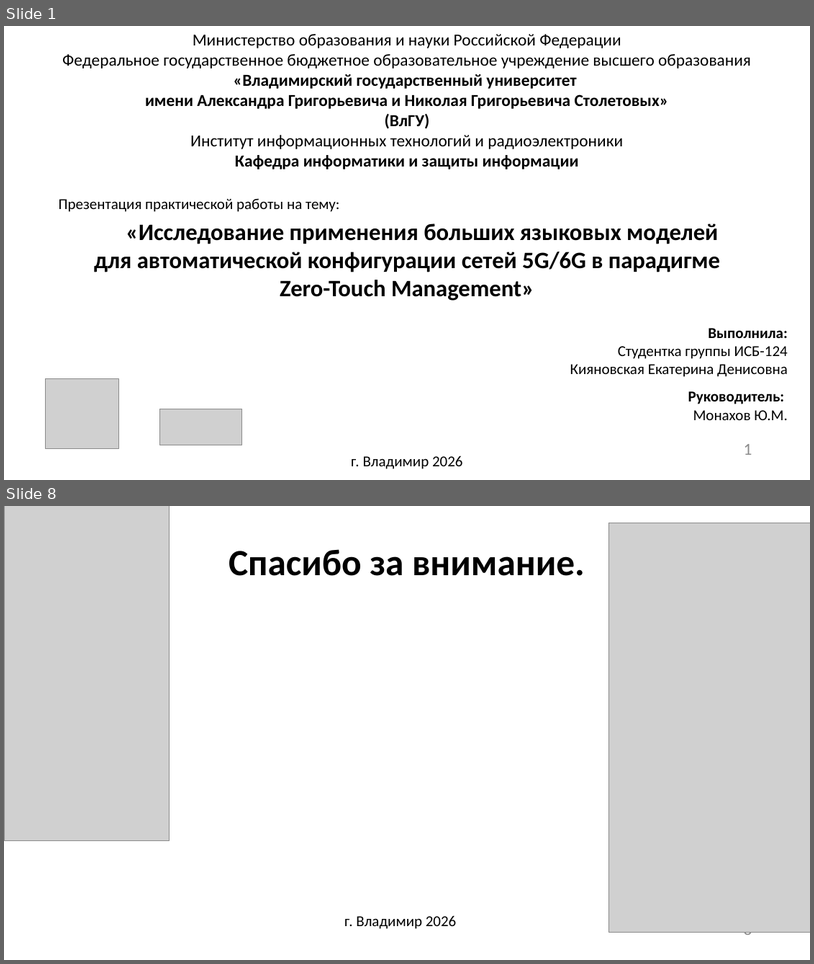
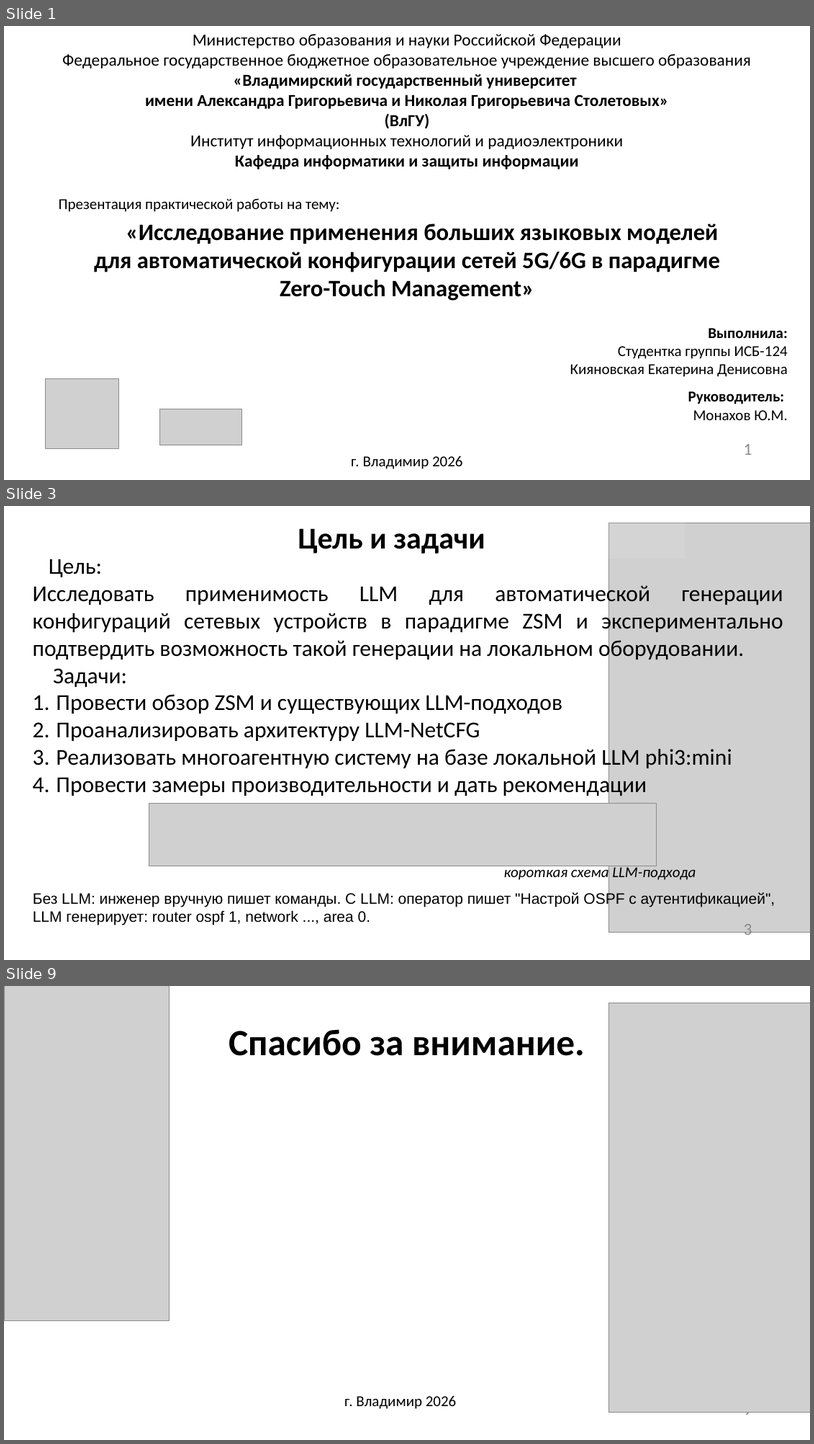
Before and after one commit to Katarsis435/Zero-Touch-Management, a slide deck: презентация.pptx. Shown one above the other, each under a label of ours: slides 1 and 8 before the commit, slides 1, 3 and 9 after it; the slides between them are not shown. The pictures are 814x964 and 814x1444 pixels, drawn with LibreOffice and Linux fonts; fonts in the diff are those of the drawing; grey boxes stand for pictures; background and template pictures are left out. Boxes give left, top, right and bottom in pixels: in the first picture for what was removed or moved away, otherwise in the second. Text is boxed around its words. In the diff, an @@ line names an element or a change of style, - is before the commit and + after.

```diff
--- a/презентация.pptx
+++ b/презентация.pptx
@@ slide 3 added at box(4, 506, 810, 960), background picture (left out) @@
@@ picture added at box(609, 523, 810, 932) @@
@@ text added at box(298, 528, 486, 554), 36 pt, text #000000, bold @@
+Цель и задачи
@@ text added at box(33, 559, 783, 797), 27 pt, text #000000 @@
+Цель:
+Исследовать применимость LLM для автоматической генерации конфигураций сетевых устройств в парадигме ZSM и экспериментально подтвердить возможность такой генерации на локальном оборудовании.
+Задачи:
+1. Провести обзор ZSM и существующих LLM-подходов
+2. Проанализировать архитектуру LLM-NetCFG
+3. Реализовать многоагентную систему на базе локальной LLM phi3:mini
+4. Провести замеры производительности и дать рекомендации
@@ picture added at box(149, 803, 657, 866) @@
@@ text added at box(504, 865, 696, 882), 18 pt, text #000000, italic @@
+короткая схема LLM-подхода
@@ text added at box(33, 891, 776, 924), 18 pt, text #000000 @@
+Без LLM: инженер вручную пишет команды. С LLM: оператор пишет "Настрой OSPF с аутентификацией", LLM генерирует: router ospf 1, network ..., area 0.
@@ page number added at box(744, 924, 753, 939), 20 pt, text #8C8C8C @@
+3
@@ what was slide 8 is now slide 9 @@
@@ page number at box(744, 1412, 753, 1419): text changed @@
-8
+9
```
Also in this commit, not shown: 6 other slides added, 6 slides removed.
